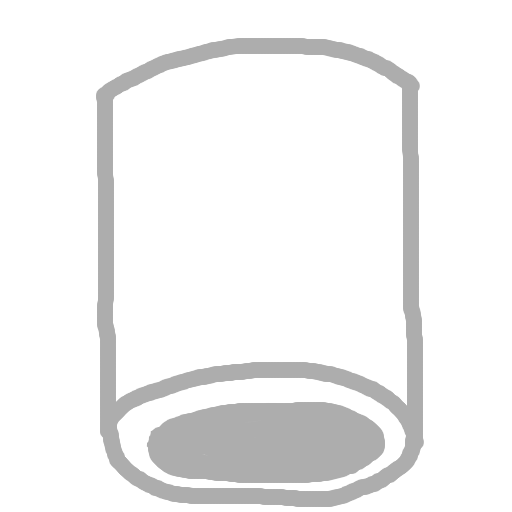
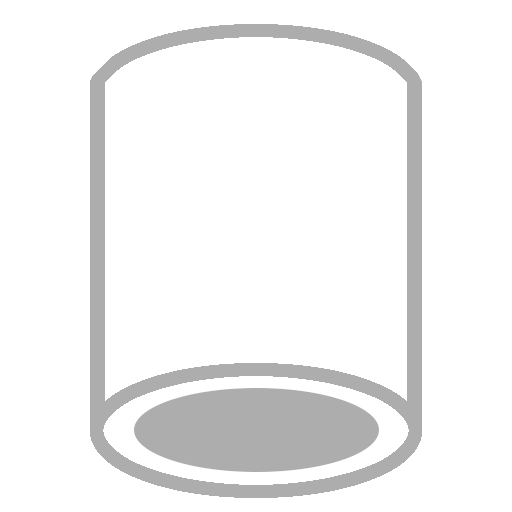
Layered file, before and after one edit (512x512). Changes by layer:
added layer "Layer #2" above "Layer" over [90, 24, 422, 498]
hid "Layer" over [96, 38, 424, 507]
hid "Layer #1" over [105, 44, 410, 495]
